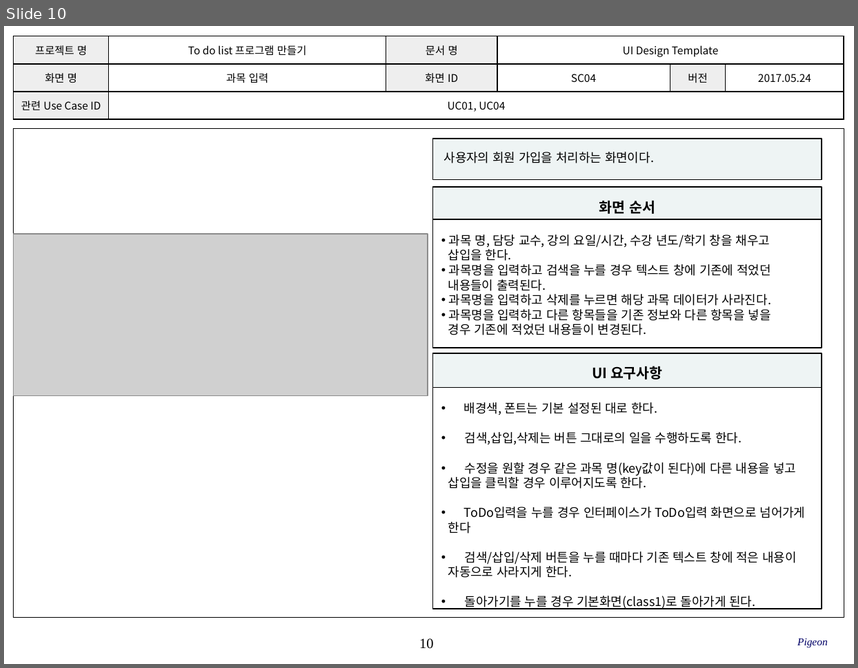
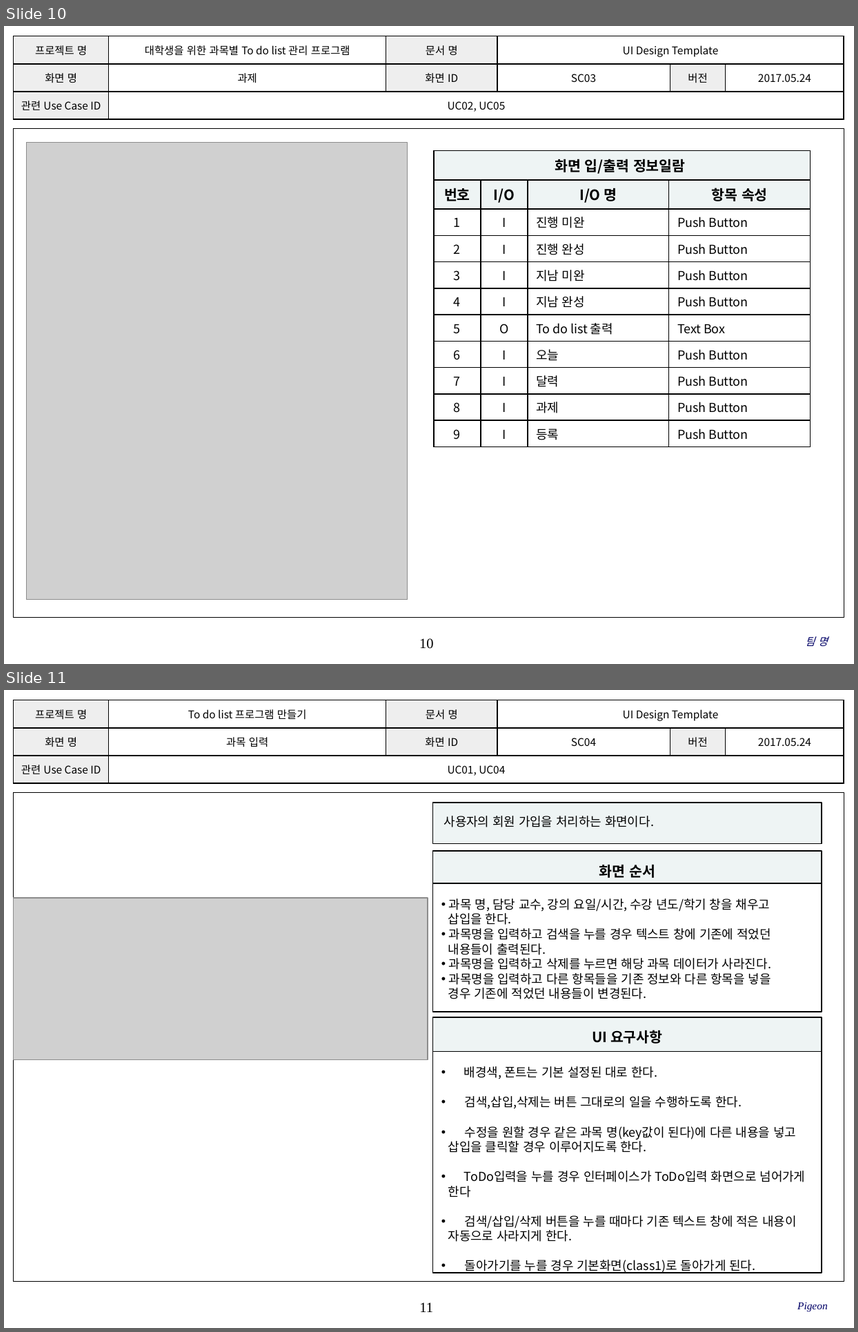
Before and after one commit to SE-admin/9, a slide deck: doc/3_ 설계서/UI Design Template_9_pigeon.pptx. Shown one above the other, each under a label of ours: slide 10 before the commit, slides 10 and 11 after it. The pictures are 858x668 and 858x1332 pixels, drawn with LibreOffice and Linux fonts; fonts in the diff are those of the drawing; grey boxes stand for pictures; background and template pictures are left out. Boxes give left, top, right and bottom in pixels: in the first picture for what was removed or moved away, otherwise in the second. Text is boxed around its words. In the diff, an @@ line names an element or a change of style, - is before the commit and + after.

Commit message:
# 서류 # 설계서 Class Design_9_pigeon.pptx # 4,7,8,9,10p # System Process 및 SC02, SC03 UI Design Template 작성

```diff
--- a/doc/3_ 설계서/UI Design Template_9_pigeon.pptx
+++ b/doc/3_ 설계서/UI Design Template_9_pigeon.pptx
@@ slide 10 added at box(4, 26, 854, 664), background #FFFFFF; not listed: 2 template elements that a slide beside it also shows @@
@@ table added at box(14, 36, 843, 120), 3 rows, 6 columns @@
+프로젝트 명 | 대학생을 위한 과목별 To do list 관리 프로그램 | 문서 명 | UI Design Template |  | 
+화면 명 | 과제 | 화면 ID | SC03 | 버전 | 2017.05.24
+관련 Use Case ID | UC02, UC05 |  |  |  | 
@@ picture added at box(27, 143, 408, 600) @@
@@ table added at box(434, 151, 810, 443), 11 rows, 4 columns @@
+화면 입/출력 정보일람 |  |  | 
+번호 | I/O | I/O 명 | 항목 속성
+1 | I | 진행 미완 | Push Button
+2 | I | 진행 완성 | Push Button
+3 | I | 지남 미완 | Push Button
+4 | I | 지남 완성 | Push Button
+5 | O | To do list 출력 | Text Box
+6 | I | 오늘 | Push Button
+7 | I | 달력 | Push Button
+8 | I | 과제 | Push Button
+9 | I | 등록 | Push Button
@@ text added at box(805, 637, 828, 646), 9 pt, text #000066, italic @@
+팀 명
@@ what was slide 10 is now slide 11 @@
@@ page number at box(419, 1302, 433, 1312): text changed @@
-10
+11
```
Also in this commit, not shown: 1 slide changed, 3 other slides added, 3 slides removed.
